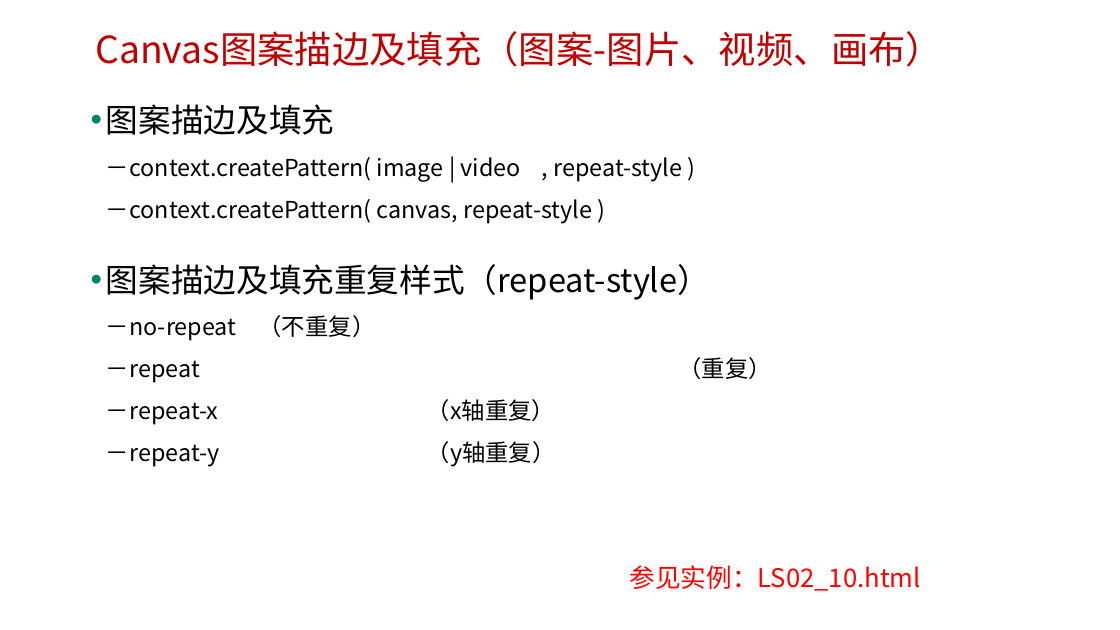
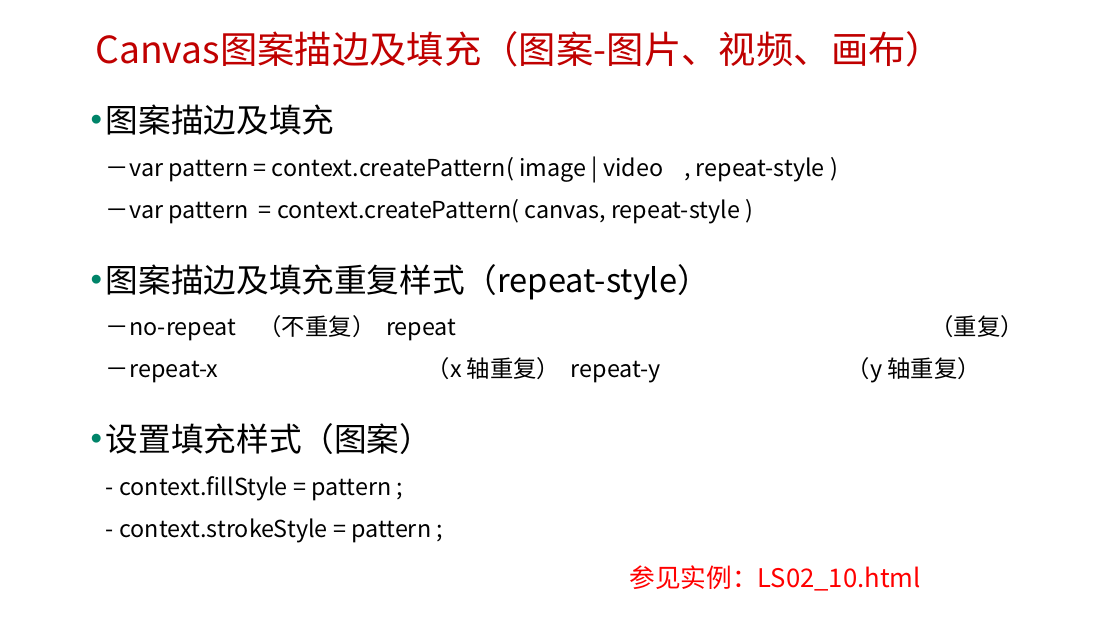
Before and after one commit to edu2act/course-H5-Animation-and-Game-Development, a slide deck: slide 24 of 课程PPT/（02）H5 Canvas图形绘制.pptx. Drawn at 1120x630 pixels with LibreOffice and Linux fonts; fonts in the diff are those of the drawing; background and template pictures are left out. Boxes give left, top, right and bottom in pixels: in the first picture for what was removed or moved away, otherwise in the second. Text is boxed around its words. In the diff, an @@ line names an element or a change of style, - is before the commit and + after.

```diff
--- a/课程PPT/（02）H5 Canvas图形绘制.pptx
+++ b/课程PPT/（02）H5 Canvas图形绘制.pptx
@@ text at [106,104,1024,543]: text changed @@
-• 图案描边及填充
-  －context.createPattern( image | video , repeat-style )
-  －context.createPattern( canvas, repeat-style )
-• 图案描边及填充重复样式（repeat-style）
-  －no-repeat （不重复）
-  －repeat （重复）
-  －repeat-x （x轴重复）
-  －repeat-y （y轴重复）
+• 图案描边及填充
+  －var pattern = context.createPattern( image | video , repeat-style )
+  －var pattern = context.createPattern( canvas, repeat-style )
+• 图案描边及填充重复样式（repeat-style）
+  －no-repeat （不重复） repeat （重复）
+  －repeat-x （x 轴重复） repeat-y （y 轴重复）
+• 设置填充样式（图案）
+  - context.fillStyle = pattern ;
+  - context.strokeStyle = pattern ;
```
Also in this commit, not shown: 1 other slide changed, 9 other files.
